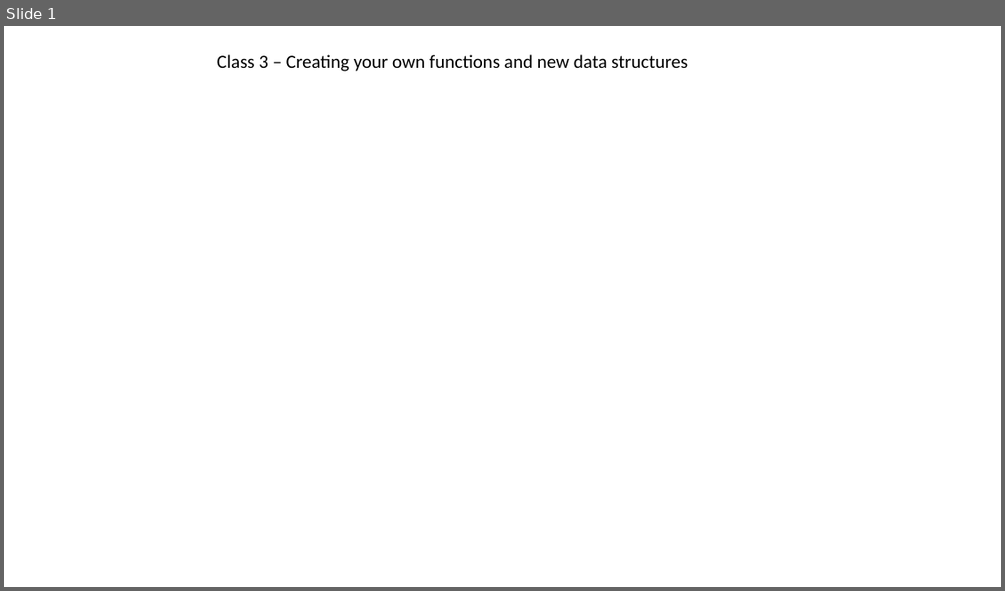
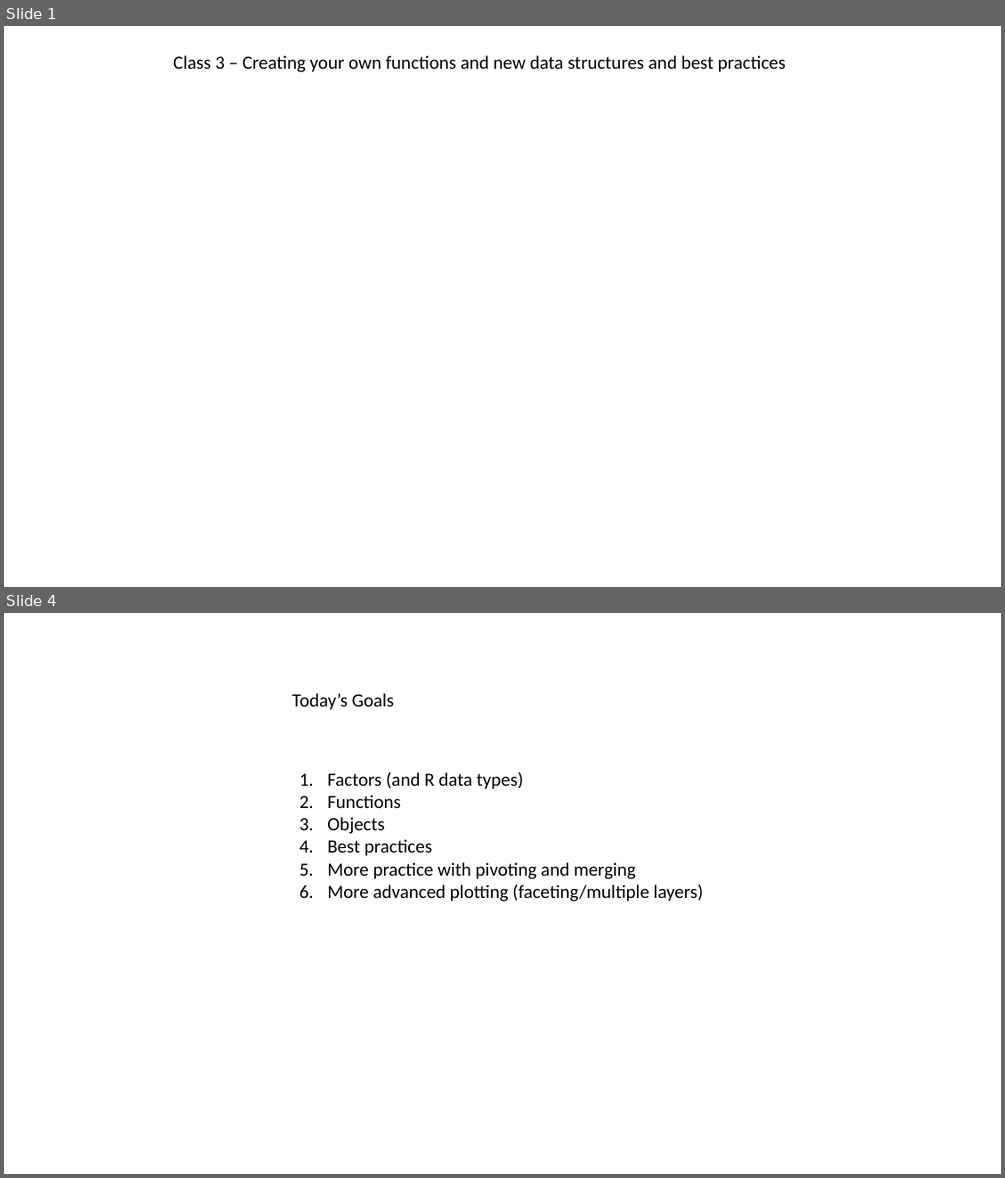
Before and after one commit to jraab/GNET749_RNAseq, a slide deck: lectures/2023_GNET749_Lecture3.pptx. Shown one above the other, each under a label of ours: slide 1 before the commit, slides 1 and 4 after it; the slides between them are not shown. The pictures are 1005x591 and 1005x1178 pixels, drawn with LibreOffice and Linux fonts; fonts in the diff are those of the drawing. Boxes give left, top, right and bottom in pixels: in the first picture for what was removed or moved away, otherwise in the second. Text is boxed around its words. In the diff, an @@ line names an element or a change of style, - is before the commit and + after.

```diff
--- a/lectures/2023_GNET749_Lecture3.pptx
+++ b/lectures/2023_GNET749_Lecture3.pptx
@@ slide 4 added at [4,613,1001,1174], background #FFFFFF @@
@@ text added at [292,693,394,710], 18 pt, text #000000 @@
+Today’s Goals
@@ text added at [327,772,704,901], 18 pt, text #000000 @@
+1. Factors (and R data types)
+2. Functions
+3. Objects
+4. Best practices
+5. More practice with pivoting and merging
+6. More advanced plotting (faceting/multiple layers)
@@ slide 1 changed as well @@
@@ text at [173,55,785,72]: text changed @@
-Class 3 – Creating your own functions and new data structures
+Class 3 – Creating your own functions and new data structures and best practices
```
Also in this commit, not shown: 2 other slides changed, 9 other slides added, 1 slide removed.
